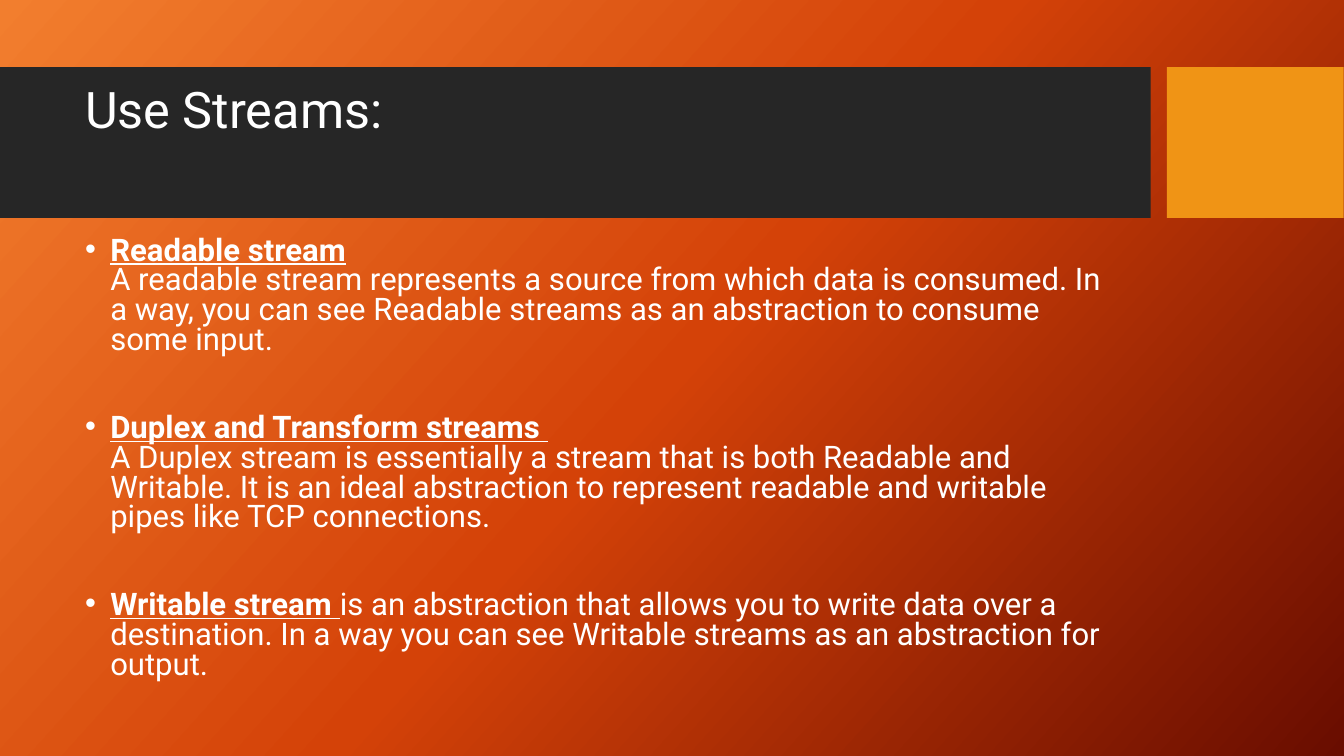
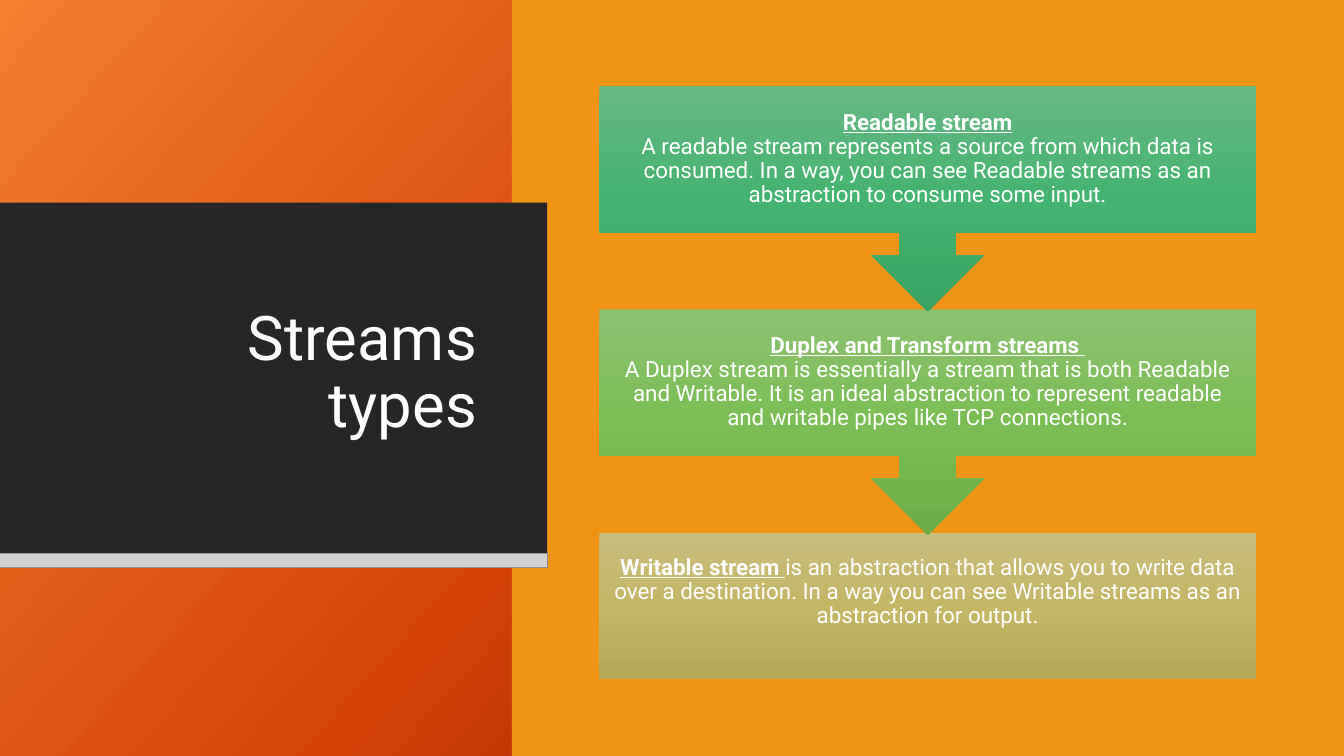
Before and after one commit to ntedgi/infra-meetings, a slide deck: slide 10 of Streams/Presentation.pptx (slide 8 before the commit). Drawn at 1344x756 pixels with LibreOffice and Linux fonts; fonts in the diff are those of the drawing; grey boxes stand for pictures; background and template pictures are left out. Boxes give left, top, right and bottom in pixels: in the first picture for what was removed or moved away, otherwise in the second. Text is boxed around its words. In the diff, an @@ line names an element or a change of style, - is before the commit and + after.

```diff
--- a/Streams/Presentation.pptx
+++ b/Streams/Presentation.pptx
@@ rectangle added at (0,0,1344,756), fill gradient #F18031 to #D54209 to #6A0D00 @@
@@ rectangle added at (512,0,1344,756), fill #F09415 @@
@@ group added at (600,86,1256,680): 3 texts, 2 up arrow callouts, 1 rectangle @@
+Writable stream is an abstraction that allows you to write data over a destination. In a way you can see Writable streams as an abstraction for output.
+Duplex and Transform streams
+A Duplex stream is essentially a stream that is both Readable and Writable. It is an ideal abstraction to represent readable and writable pipes like TCP connections.
+Readable stream
+A readable stream represents a source from which data is consumed. In a way, you can see Readable streams as an abstraction to consume some input.
@@ rectangle added at (0,203,547,554), fill #262626 @@
@@ text removed at (110,237,1101,682) @@
-• Readable stream
-  A readable stream represents a source from which data is consumed. In a way, you can see Readable streams as an abstraction to consume some input.
-• Duplex and Transform streams
-  A Duplex stream is essentially a stream that is both Readable and Writable. It is an ideal abstraction to represent readable and writable pipes like TCP connections.
-• Writable stream is an abstraction that allows you to write data over a destination. In a way you can see Writable streams as an abstraction for output.
@@ title at (248,315,477,440): text changed; size 36 to 44 pt @@
-Use Streams:
+Streams types
@@ picture added at (0,552,547,568) @@
```
Also in this commit, not shown: 2 other slides changed, 15 slides added, 3 slides removed, 37 other files.
